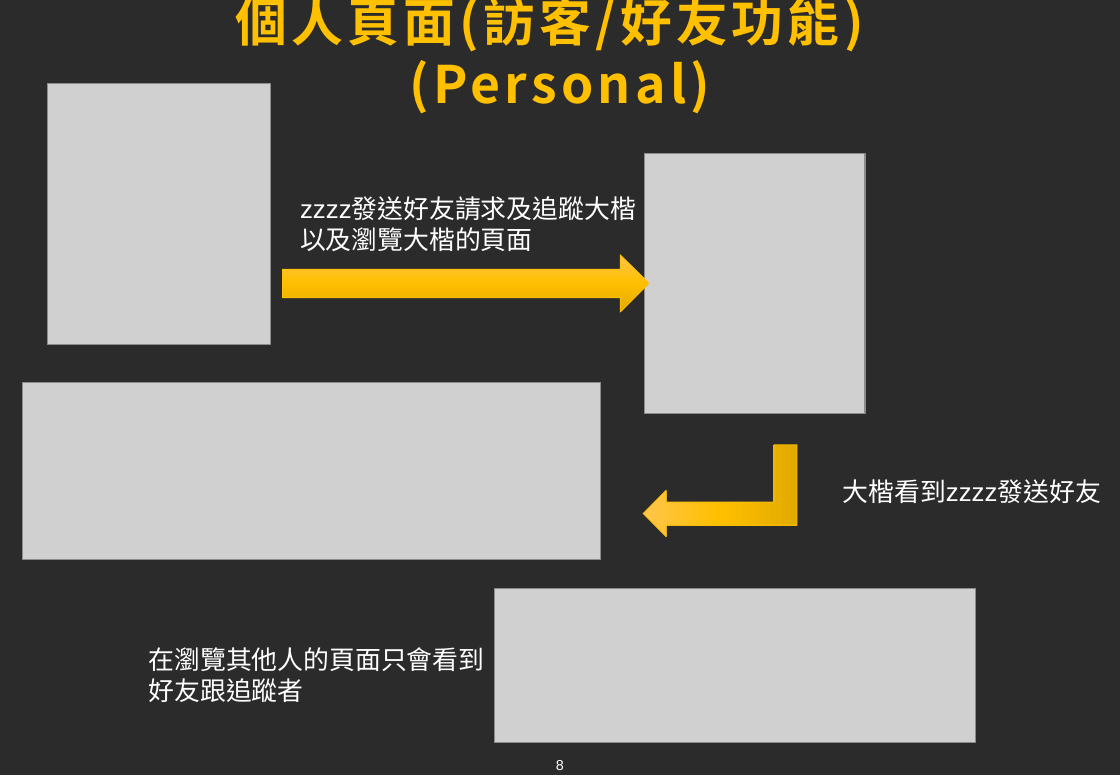
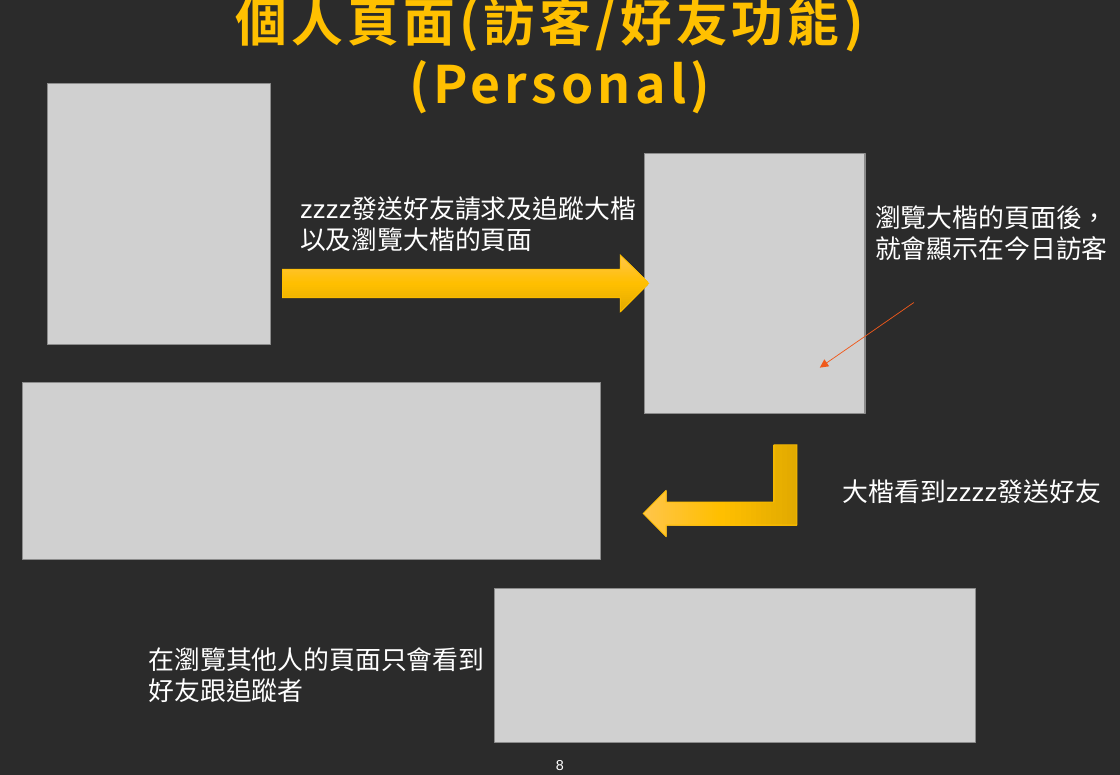
Before and after one commit to tim93009/FinalProject_GameForum, a slide deck: slide 8 of docs/ppt/xiong.pptx. Drawn at 1120x775 pixels with LibreOffice and Linux fonts; fonts in the diff are those of the drawing; grey boxes stand for pictures; background and template pictures are left out; a plain dark background stands for a picture behind light text. Boxes give left, top, right and bottom in pixels: in the first picture for what was removed or moved away, otherwise in the second. Text is boxed around its words. In the diff, an @@ line names an element or a change of style, - is before the commit and + after.

Commit message:
ppt更改

```diff
--- a/docs/ppt/xiong.pptx
+++ b/docs/ppt/xiong.pptx
@@ text added at box(875, 205, 1108, 260), 18 pt, text #FFFFFF @@
+瀏覽大楷的頁面後，
+就會顯示在今日訪客
@@ arrow added from (914, 303) to (820, 368), #F0591B 0.5 pt @@
```
